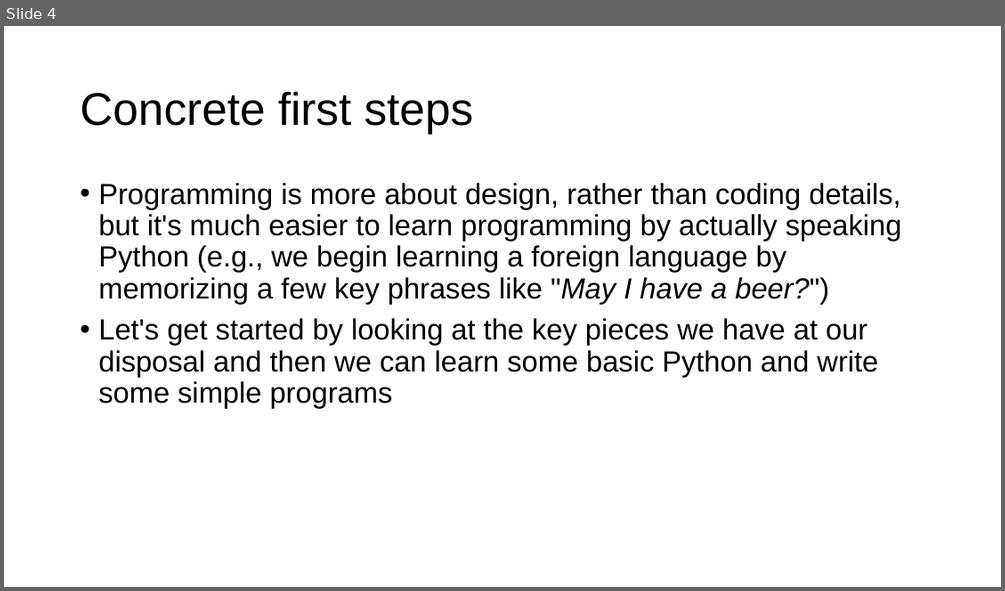
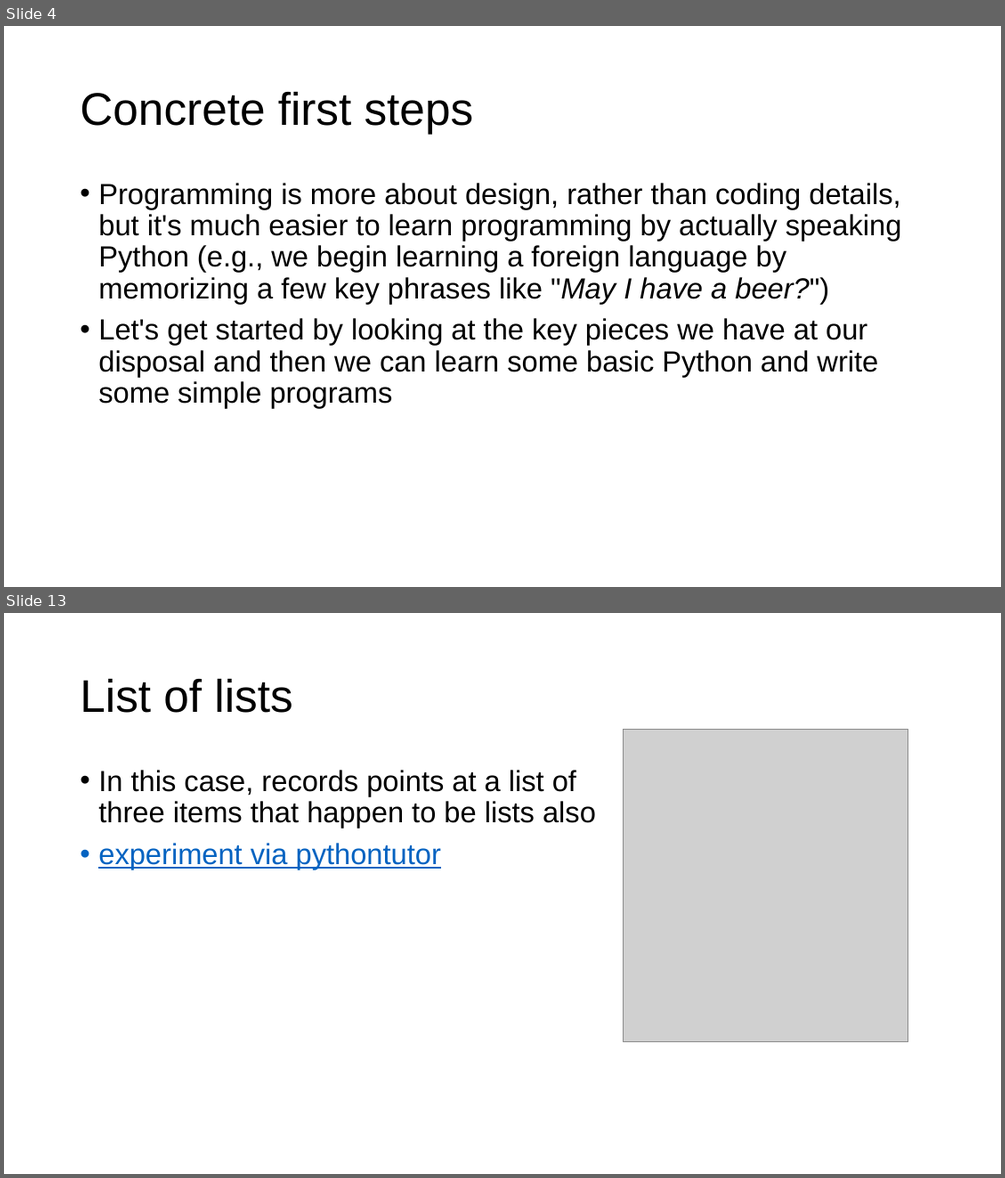
Before and after one commit to parrt/msds501, a slide deck: slides/intro-programming.pptx. Shown one above the other, each under a label of ours: slide 4 before the commit, slides 4 and 13 after it; the slides between them are not shown. The pictures are 1005x591 and 1005x1178 pixels, drawn with LibreOffice and Linux fonts; fonts in the diff are those of the drawing; grey boxes stand for pictures; background and template pictures are left out. Boxes give left, top, right and bottom in pixels: in the first picture for what was removed or moved away, otherwise in the second. Text is boxed around its words. In the diff, an @@ line names an element or a change of style, - is before the commit and + after.

```diff
--- a/slides/intro-programming.pptx
+++ b/slides/intro-programming.pptx
@@ slide 13 added at (4,613,1001,1174), background #FFFFFF @@
@@ title added at (80,678,292,713), 44 pt, text #000000 @@
+List of lists
@@ picture added at (623,730,908,1042) @@
@@ text added at (98,770,596,869), 28 pt, text #000000 @@
+• In this case, records points at a list of
+  three items that happen to be lists also
+• experiment via pythontutor
```
Also in this commit, not shown: 1 slide changed, 12 other slides added, 2 slides removed, 3 other files.
